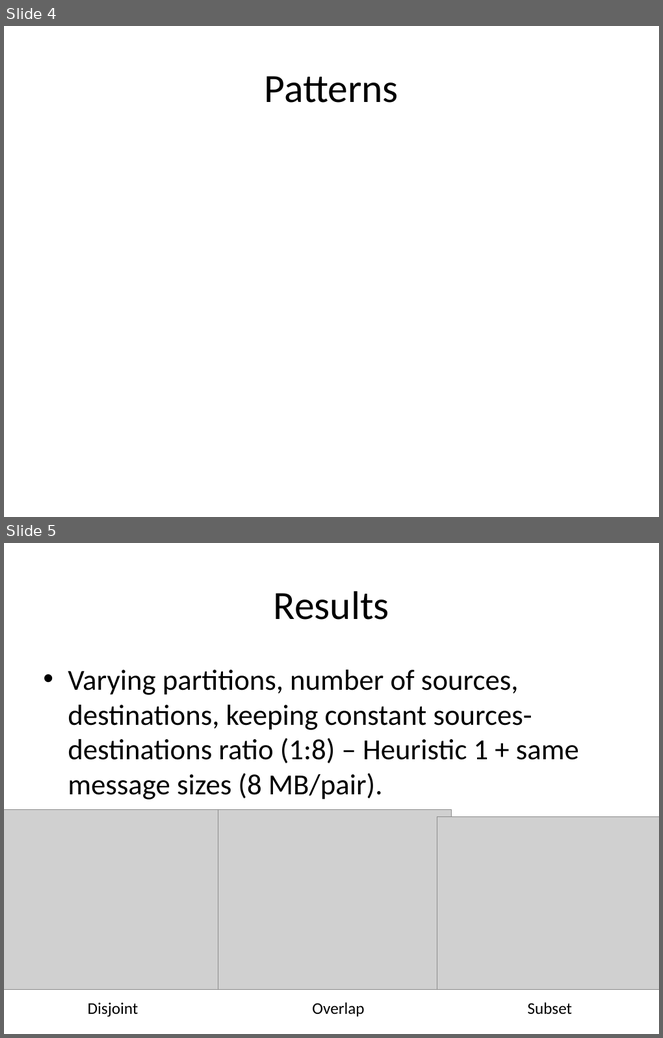
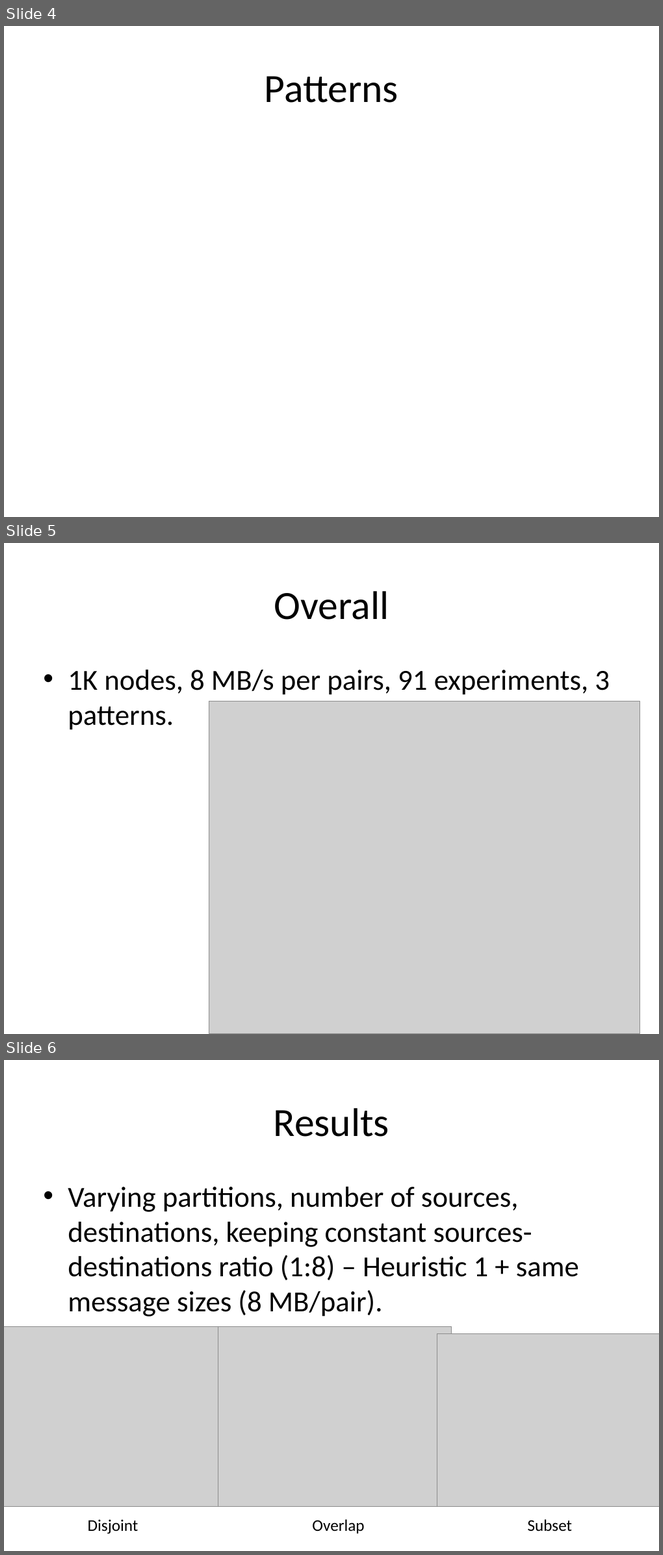
Before and after one commit to huyba/optiq, a slide deck: docs/Meeting_June_19.pptx. Shown one above the other, each under a label of ours: slides 4 and 5 before the commit, slides 4, 5 and 6 after it. The pictures are 663x1038 and 663x1555 pixels, drawn with LibreOffice and Linux fonts; fonts in the diff are those of the drawing; grey boxes stand for pictures; background and template pictures are left out. Boxes give left, top, right and bottom in pixels: in the first picture for what was removed or moved away, otherwise in the second. Text is boxed around its words. In the diff, an @@ line names an element or a change of style, - is before the commit and + after.

```diff
--- a/docs/Meeting_June_19.pptx
+++ b/docs/Meeting_June_19.pptx
@@ slide 5 added at (x1=4, y1=543, x2=659, y2=1034), background #FFFFFF @@
@@ title added at (x1=274, y1=591, x2=389, y2=620), 44 pt, text #000000 @@
+Overall
@@ text added at (x1=68, y1=670, x2=610, y2=730), 32 pt, text #000000 @@
+• 1K nodes, 8 MB/s per pairs, 91 experiments, 3 patterns.
@@ picture added at (x1=209, y1=702, x2=640, y2=1034) @@
@@ what was slide 5 is now slide 6 @@
```
Also in this commit, not shown: 7 slides changed, 1 other slide added.
